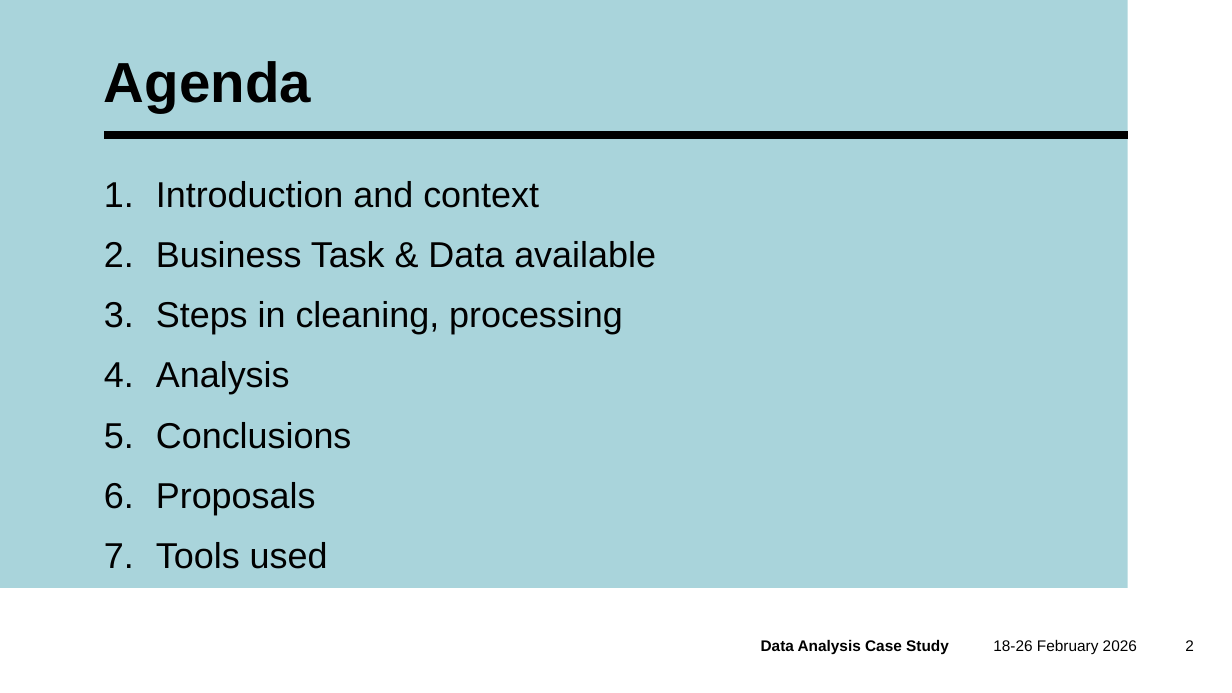
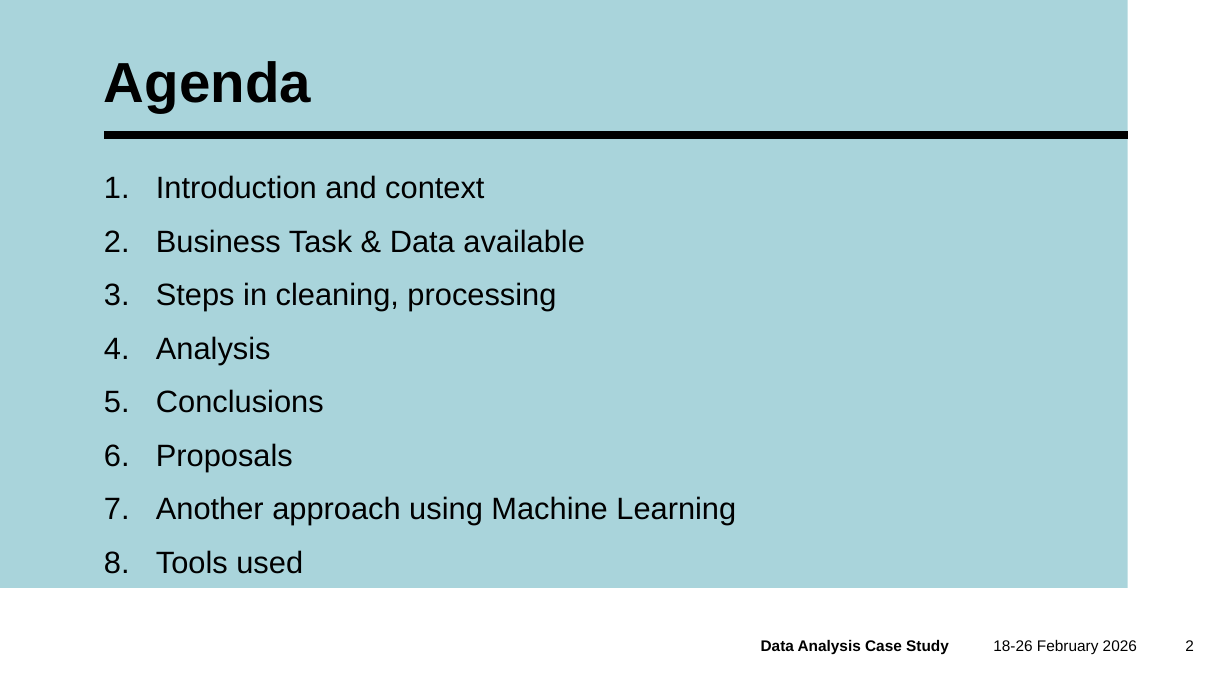
Before and after one commit to stefancrasmareanu-a11y/Case_study_bike_sharing_company, a slide deck: slide 2 of CaseStudy_Data_analysis_for_bike_sharing_company.pptx. Drawn at 1232x693 pixels with LibreOffice and Linux fonts; fonts in the diff are those of the drawing. Boxes give left, top, right and bottom in pixels: in the first picture for what was removed or moved away, otherwise in the second. Text is boxed around its words. In the diff, an @@ line names an element or a change of style, - is before the commit and + after.

```diff
--- a/CaseStudy_Data_analysis_for_bike_sharing_company.pptx
+++ b/CaseStudy_Data_analysis_for_bike_sharing_company.pptx
@@ text at bbox=[156, 175, 585, 471]: size 28 to 24 pt in "Introduction and context", "Business Task & Data available", "Steps in cleaning, processing", "Analysis" and 3 more places @@
@@ text at bbox=[156, 496, 736, 525]: paragraph added @@
+7. Another approach using Machine Learning
```
Also in this commit, not shown: 1 other slide changed, 7 slides added.
